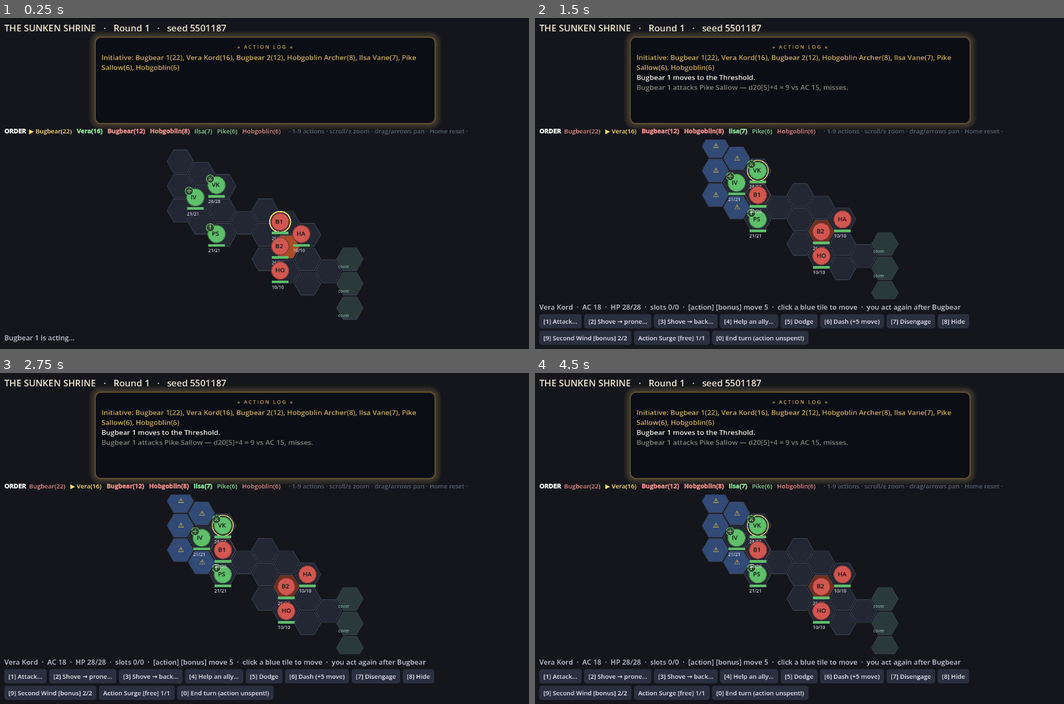
Above: before the commit, frames 1-4 (two rows, left to right).
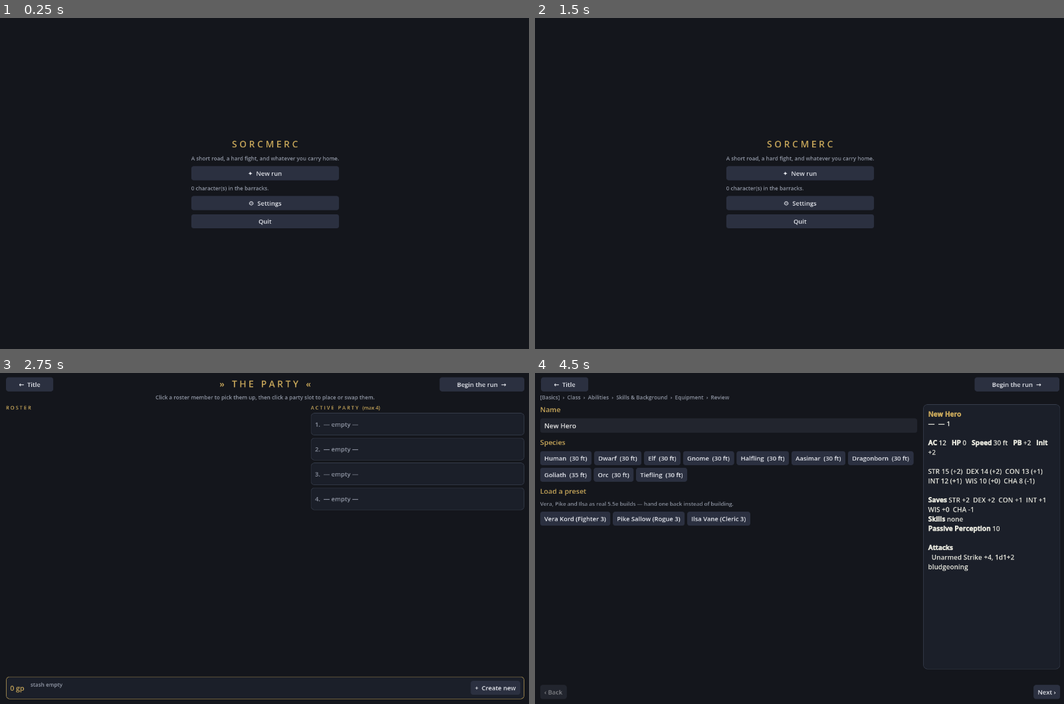
Above: after the commit, the same moments.

Repository: EgecanOzcakar/sorcmerc
Game: Godot game, scene res://scenes/game/game.tscn
The game is run twice, just before and just after one commit, with the same random seed, the same clock (stepped at 60 frames per second) and the same inputs. Before the commit the project starts from res://scenes/main.tscn.
Inputs (mouse positions are in pixels of both pictures, inside the frame that each line leads up to):
- Up to frame 1 (0.25 s): no input
- Up to frame 2 (1.5 s): click (799, 173) at 0.5 s, where only the run after the commit has a clickable "✦ New run"; click (566, 27) at 1.25 s, where only the run after the commit has a clickable "← Title"
- Up to frame 3 (2.75 s): click (264, 528) at 2 s, where only the run after the commit has a clickable "✦ New run"
- Up to frame 4 (4.5 s): click (1016, 382) at 2.75 s, where only the run after the commit has a clickable "Begin the run →"; click (1016, 382) at 3.5 s, where only the run after the commit has a clickable "Begin the run →"; click (1032, 687) at 4.25 s, where only the run after the commit has a clickable "+ Create new"

The runs differ from the first frame. In frame 1, 9.2% of the frame differs, in the area x 0-89%, y 2-98%; in frame 2, 16%; in frame 3, 14%; in frame 4, 24%, in the area x 0-100%, y 1-99%.

Commit message:
T17: the New Game flow — one entry point, one playable loop
scenes/game/game.{gd,tscn} is now run/main_scene: title/continue (the
autosave question hoisted out of campaign.gd), party setup over the
existing party + creator screens, the campaign map, and one run summary
for all three end states.

- core/campaign.gd (landed in T18's commit): TERMINAL, retire(), and
  node_difficulty() — where Settings.default_difficulty is finally read.
- campaign.gd: an injectable `run`, a Retire card while picking, and the
  end panel wording for a retirement.
- party.gd: the creator TODO wired up — it was still a stub.
- tests/drive_game.gd walks launch → create → begin → retire → hub.

Co-Authored-By: Claude Opus 5 <noreply@anthropic.com>

Diff:
--- a/project.godot
+++ b/project.godot
@@ -11,7 +11,7 @@
 [application]
 
 config/name="sorcmerc"
-run/main_scene="res://scenes/main.tscn"
+run/main_scene="res://scenes/game/game.tscn"
 config/features=PackedStringArray("4.7", "GL Compatibility")
 
 [display]
--- a/scenes/campaign/campaign.gd
+++ b/scenes/campaign/campaign.gd
@@ -39,7 +39,9 @@
 func _ready() -> void:
 	set_anchors_preset(Control.PRESET_FULL_RECT)
 	theme = Creator.dark_theme()
-	var injected := party != null
+	var injected := party != null or run != null
+	if run != null:                 # T17: the hub hands a loaded/resumed run straight in
+		party = run.party
 	if party == null:
 		party = Party.new()
 		for ch in Party.demo_roster():
@@ -47,7 +49,8 @@
 		party.add_gold(120)
 	# T12: the route is seed-generated, so honour SORCMERC_SEED here the way
 	# scenes/main.gd does for fights — a replayed run walks the same road.
-	run = Campaign.new(party, int(OS.get_environment("SORCMERC_SEED")))
+	if run == null:
+		run = Campaign.new(party, int(OS.get_environment("SORCMERC_SEED")))
 
 	var bg := ColorRect.new()
 	bg.color = COL_BG
@@ -157,6 +160,7 @@
 		"picking":
 			for i in run.options().size():
 				_body.add_child(_node_card(i, run.options()[i]))
+			_body.add_child(_retire_card())
 		"visiting":
 			_body.add_child(_node_panel())
 		"combat":
@@ -191,6 +195,32 @@
 	go.text = "Take this road"
 	go.pressed.connect(func(): _enter(index))
 	col.add_child(go)
+	return panel
+
+# T17 — the fourth road: none of them. Only ever offered while picking (the
+# model refuses it anywhere else), and armed by a second press so nobody ends a
+# good run with a stray click.
+var _retire_armed := false
+
+func _retire_card() -> Control:
+	var panel := PanelContainer.new()
+	panel.add_theme_stylebox_override("panel", _box(COL_CARD, COL_GOLD if _retire_armed else COL_EDGE))
+	var col := VBoxContainer.new()
+	panel.add_child(col)
+	var title := Label.new()
+	title.text = "⌂  Retire from the road"
+	title.add_theme_font_size_override("font_size", Icons.FS_HEAD)
+	title.add_theme_color_override("font_color", COL_GOLD)
+	col.add_child(title)
+	col.add_child(_dim("Walk home with the gold, XP and loot you have. The run ends here."))
+	var b := Button.new()
+	b.text = "Yes — end the run now" if _retire_armed else "Retire…"
+	b.pressed.connect(func():
+		if _retire_armed:
+			run.retire()
+		_retire_armed = not _retire_armed
+		_refresh())
+	col.add_child(b)
 	return panel
 
 # The node you are standing on: its kind's controls, then Continue.
@@ -319,12 +349,13 @@
 
 func _end_panel() -> Control:
 	var panel := PanelContainer.new()
-	var won: bool = run.state == "won"
+	var won: bool = run.state in ["won", "retired"]
 	panel.add_theme_stylebox_override("panel", _box(COL_CARD, COL_PARTY if won else COL_FOE))
 	var col := VBoxContainer.new()
 	panel.add_child(col)
 	var l := Label.new()
-	l.text = "The road is walked. %d XP, %d gp." % [run.xp, party.gold] if won \
+	l.text = "The road is walked. %d XP, %d gp." % [run.xp, party.gold] if run.state == "won" \
+		else "Retired. %d XP, %d gp brought home." % [run.xp, party.gold] if run.state == "retired" \
 		else "The party falls. The run ends here."
 	l.add_theme_font_size_override("font_size", Icons.FS_HEAD)
 	l.add_theme_color_override("font_color", COL_PARTY if won else COL_FOE)
@@ -392,6 +423,7 @@
 const COMBAT_SCENE := "res://scenes/main.tscn"
 
 func _enter(index: int) -> void:
+	_retire_armed = false
 	var node := run.enter(index)
 	if not node.is_empty() and run.state == "combat":
 		_launch_combat()
@@ -406,7 +438,7 @@
 	_combat = load(COMBAT_SCENE).instantiate()
 	_combat.party = party
 	_combat.spec = run.combat_spec()
-	_combat.difficulty = run.node.get("difficulty", "normal")
+	_combat.difficulty = run.node_difficulty()
 	_combat_overlay.add_child(_combat)
 
 	# Wait out the fight — main.gd fills `result` in its _finish().
--- /dev/null
+++ b/scenes/game/game.gd
@@ -0,0 +1,218 @@
+# T17 — the game. The one entry point (project.godot's run/main_scene), and
+# nothing but routing: every screen it shows is an existing scene, instantiated
+# as a full-screen child.
+#
+#   title  →  party setup (party.tscn + creator.tscn)  →  campaign.tscn  →  summary  →  title
+#            └ resume ──────────────────────────────────────┘
+#
+# Run standalone:  godot --path . scenes/game/game.tscn
+extends Control
+
+const Campaign = preload("res://core/campaign.gd")
+const CampaignSave = preload("res://core/campaign_save.gd")
+const CharacterSave = preload("res://core/character_save.gd")
+const Party = preload("res://core/party.gd")
+const Icons = preload("res://core/ui_icons.gd")
+const SettingsOverlay = preload("res://scenes/settings/settings.gd")
+
+const PARTY_SCENE := "res://scenes/party/party.tscn"
+const CAMPAIGN_SCENE := "res://scenes/campaign/campaign.tscn"
+
+var _screen: Control = null      # whatever is on show right now
+
+func _ready() -> void:
+	set_anchors_preset(Control.PRESET_FULL_RECT)
+	theme = Icons.dark_theme()
+	var bg := ColorRect.new()
+	bg.color = Icons.COL_BG
+	bg.set_anchors_preset(Control.PRESET_FULL_RECT)
+	add_child(bg)
+	show_title()
+
+# One screen at a time; the old one goes.
+func _swap(to: Control) -> void:
+	if _screen != null:
+		_screen.queue_free()
+	_screen = to
+	to.set_anchors_preset(Control.PRESET_FULL_RECT)
+	add_child(to)
+
+# --- title / continue -----------------------------------------------------
+#
+# Hoisted out of campaign.gd's _offer_continue(): the autosave question belongs
+# at the front door, not on top of a half-built run. (campaign.tscn keeps its own
+# copy for running that scene standalone — a dev convenience, not the game.)
+
+func show_title() -> void:
+	var col := VBoxContainer.new()
+	col.add_theme_constant_override("separation", 10)
+	col.alignment = BoxContainer.ALIGNMENT_CENTER
+
+	var title := Label.new()
+	title.text = "S O R C M E R C"
+	title.horizontal_alignment = HORIZONTAL_ALIGNMENT_CENTER
+	title.add_theme_font_size_override("font_size", Icons.FS_TITLE)
+	title.add_theme_color_override("font_color", Icons.COL_GOLD)
+	col.add_child(title)
+	col.add_child(_dim("A short road, a hard fight, and whatever you carry home."))
+
+	if CampaignSave.has_save():
+		col.add_child(_button("▶  Resume the last run", _resume))
+	col.add_child(_button("✦  New run", show_party_setup))
+	var roster := CharacterSave.list_slugs().size()
+	col.add_child(_dim("%d character(s) in the barracks." % roster))
+	col.add_child(_button("⚙  Settings", func(): SettingsOverlay.toggle(self)))
+	col.add_child(_button("Quit", func(): get_tree().quit()))
+
+	var centre := CenterContainer.new()
+	centre.add_child(col)
+	_swap(centre)
+
+func _resume() -> void:
+	var saved = CampaignSave.load_latest()
+	if saved == null:
+		show_title()
+		return
+	if saved.state in Campaign.TERMINAL:   # a finished run is not a run
+		CampaignSave.clear()
+		show_summary(saved)
+		return
+	_show_campaign(saved)
+
+# --- party setup ----------------------------------------------------------
+#
+# The party screen does the work (roster, slots, the creator, profiles); this
+# only supplies the saved roster and the door out of it.
+
+func show_party_setup() -> void:
+	var party := Party.new()
+	for ch in CharacterSave.load_all():
+		ch.dead = false                  # the barracks is for the living
+		party.add_member(ch)
+	var wrap := Control.new()
+	var screen = load(PARTY_SCENE).instantiate()
+	screen.party = party
+	wrap.add_child(screen)
+
+	var begin := Button.new()
+	begin.text = "Begin the run  →"
+	begin.set_anchors_preset(Control.PRESET_TOP_RIGHT)
+	begin.offset_left = -220; begin.offset_top = 12; begin.offset_right = -16
+	begin.pressed.connect(func():
+		if party.active.is_empty():
+			screen._hint.text = "Put at least one character in the active party first."
+			return
+		_show_campaign(Campaign.new(party, int(OS.get_environment("SORCMERC_SEED")))))
+	wrap.add_child(begin)
+
+	var back := Button.new()
+	back.text = "←  Title"
+	back.set_anchors_preset(Control.PRESET_TOP_LEFT)
+	back.offset_left = 16; back.offset_top = 12; back.offset_right = 130
+	back.pressed.connect(show_title)
+	wrap.add_child(back)
+	_swap(wrap)
+
+# --- the run --------------------------------------------------------------
+
+var campaign = null      # the live campaign.tscn instance, while a run is on
+
+func _show_campaign(run) -> void:
+	campaign = load(CAMPAIGN_SCENE).instantiate()
+	campaign.run = run                    # party comes off the run
+	_swap(campaign)
+	await _await_end(run)
+
+# Victory, defeat and retirement all land in the same place: the summary.
+# Polled rather than signalled — campaign.gd owns no signal, and this is the
+# same wait-it-out shape it already uses for the combat screen.
+func _await_end(run) -> void:
+	while campaign != null and not (run.state in Campaign.TERMINAL):
+		await get_tree().process_frame
+	if campaign == null:
+		return
+	campaign = null
+	show_summary(run)
+
+# --- run summary ----------------------------------------------------------
+
+func show_summary(run) -> void:
+	# The roster outlives the run: bank the XP and the survivors for next time.
+	for ch in run.party.roster:
+		CharacterSave.save(ch)
+	CampaignSave.clear()
+
+	var panel := PanelContainer.new()
+	panel.add_theme_stylebox_override("panel", _box(Icons.COL_PANEL, _end_color(run.state)))
+	var col := VBoxContainer.new()
+	col.add_theme_constant_override("separation", 6)
+	panel.add_child(col)
+
+	var head := Label.new()
+	head.text = {"won": "V I C T O R Y", "retired": "R E T I R E D",
+		"lost": "D E F E A T"}.get(run.state, "T H E   R U N   E N D S")
+	head.horizontal_alignment = HORIZONTAL_ALIGNMENT_CENTER
+	head.add_theme_font_size_override("font_size", Icons.FS_TITLE)
+	head.add_theme_color_override("font_color", _end_color(run.state))
+	col.add_child(head)
+
+	for line in summary_lines(run):
+		col.add_child(_dim(line))
+
+	# The journal, verbatim — it already holds every notable thing that happened.
+	var journal := RichTextLabel.new()
+	journal.bbcode_enabled = true
+	journal.custom_minimum_size = Vector2(560, 200)
+	journal.add_theme_font_size_override("normal_font_size", Icons.FS_SMALL)
+	journal.text = "[color=%s]%s[/color]" % [Icons.COL_BODY.to_html(false),
+		"\n".join(PackedStringArray(run.log))]
+	col.add_child(journal)
+	col.add_child(_button("←  Back to the hub", show_title))
+
+	var centre := CenterContainer.new()
+	centre.add_child(panel)
+	_swap(centre)
+
+# Everything off what the run already tracked — no summary-only bookkeeping.
+static func summary_lines(run) -> Array:
+	var out: Array = ["Stages cleared:  %d / %d" % [run.stage, Campaign.STAGE_COUNT],
+		"Gold in the purse:  %d gp" % run.party.gold,
+		"Run XP:  %d" % run.xp]
+	for ch in run.party.roster:
+		out.append("    %s  %s  —  %d XP%s" % [Icons.class_glyph(_class_of(ch)), ch.cname, ch.xp,
+			"   (fell on the road)" if ch.dead else ""])
+	var loot: Array = []
+	for e in run.party.stash:
+		loot.append("%s ×%d" % [Campaign.item_name(String(e["item_id"])), int(e["quantity"])])
+	out.append("Carried home:  %s" % (", ".join(loot) if not loot.is_empty() else "nothing"))
+	return out
+
+static func _class_of(ch) -> String:
+	return String(ch.levels[0]["class_id"]) if not ch.levels.is_empty() else ""
+
+static func _end_color(state: String) -> Color:
+	return Icons.COL_FOE if state == "lost" else Icons.COL_GOLD
+
+# --- small builders -------------------------------------------------------
+
+func _button(text: String, cb: Callable) -> Button:
+	var b := Button.new()
+	b.text = text
+	b.pressed.connect(cb)
+	return b
+
+func _dim(text: String) -> Label:
+	var l := Label.new()
+	l.text = text
+	l.add_theme_font_size_override("font_size", Icons.FS_SMALL)
+	l.add_theme_color_override("font_color", Icons.COL_MUTED)
+	return l
+
+func _box(bg: Color, edge: Color) -> StyleBoxFlat:
+	var s := StyleBoxFlat.new()
+	s.bg_color = bg
+	s.set_corner_radius_all(8)
+	s.set_border_width_all(1)
+	s.border_color = edge
+	s.set_content_margin_all(14)
+	return s
--- /dev/null
+++ b/scenes/game/game.tscn
@@ -0,0 +1,10 @@
+[gd_scene load_steps=2 format=3]
+
+[ext_resource type="Script" path="res://scenes/game/game.gd" id="1"]
+
+[node name="Game" type="Control"]
+layout_mode = 3
+anchors_preset = 15
+anchor_right = 1.0
+anchor_bottom = 1.0
+script = ExtResource("1")
--- a/scenes/party/party.gd
+++ b/scenes/party/party.gd
@@ -241,11 +241,28 @@
 	_selected = ""
 	_refresh()
 
+const CREATOR_SCENE := "res://scenes/creator/creator.tscn"
+
+# T17: the creator as a full-screen overlay, same shape as the profile below.
+# It saves the character itself; we only take the one it hands back.
 func _on_create_new() -> void:
-	# TODO(T1): change_scene_to_file("res://scenes/creator/creator.tscn") and add
-	# the resulting Character via party.add_member(). The creator scene does not
-	# exist yet.
-	_hint.text = "Character creator (T1) not wired up yet."
+	var overlay := Control.new()
+	overlay.set_anchors_preset(Control.PRESET_FULL_RECT)
+	add_child(overlay)
+	var creator = load(CREATOR_SCENE).instantiate()
+	overlay.add_child(creator)
+	creator.character_created.connect(func(ch):
+		party.add_member(ch)          # auto-activates while there is a free slot
+		overlay.queue_free()
+		_refresh())
+	var back := Button.new()
+	back.text = "←  Cancel"
+	back.set_anchors_preset(Control.PRESET_TOP_RIGHT)
+	back.offset_left = -180; back.offset_top = 12; back.offset_right = -16
+	back.pressed.connect(func():
+		overlay.queue_free()
+		_refresh())
+	overlay.add_child(back)
 
 const PROFILE_SCENE := "res://scenes/profile/profile.tscn"
 
--- a/tests/drive_game.gd
+++ b/tests/drive_game.gd
@@ -9,6 +9,8 @@
 const CampaignSave = preload("res://core/campaign_save.gd")
 const CharacterSave = preload("res://core/character_save.gd")
 
+const SLUG := "drive-gamesworth"
+
 var main
 var _presses := 0
 var _fail := 0
@@ -16,6 +18,7 @@
 func _init() -> void:
 	OS.set_environment("SORCMERC_FAST", "1")
 	CampaignSave.clear()                 # a saved run would change the title screen
+	CharacterSave.delete(SLUG)           # and a leftover from an earlier walk
 	main = load("res://scenes/game/game.tscn").instantiate()
 	root.add_child(main)
 	_run()
@@ -95,10 +98,13 @@
 	await process_frame
 	if party_screen.party.roster.size() != before + 1:
 		fail("the created character never reached the roster")
-	if CharacterSave.load_slug("drive-gamesworth") == null:
+	if CharacterSave.load_slug(SLUG) == null:
 		fail("the created character never saved")
 
 	# --- into the run -----------------------------------------------------
+	# The party screen is freed the moment the campaign replaces it, so hold on
+	# to the assembled party itself, not the screen.
+	var assembled = party_screen.party
 	press("Begin the run")
 	await process_frame
 	await process_frame
@@ -106,7 +112,7 @@
 	if campaign == null:
 		fail("Begin the run did not reach the campaign map")
 		return _done()
-	if campaign.party != party_screen.party:
+	if campaign.party != assembled:
 		fail("the campaign is not running the party we assembled")
 	if campaign.run.state != "picking":
 		fail("the run did not start between nodes")
@@ -139,7 +145,7 @@
 	if not _text_on_screen("S O R C M E R C"):
 		fail("the title is not back up")
 
-	CharacterSave.delete("drive-gamesworth")
+	CharacterSave.delete(SLUG)
 	_done()
 
 func _text_on_screen(needle: String, node: Node = null) -> bool:
